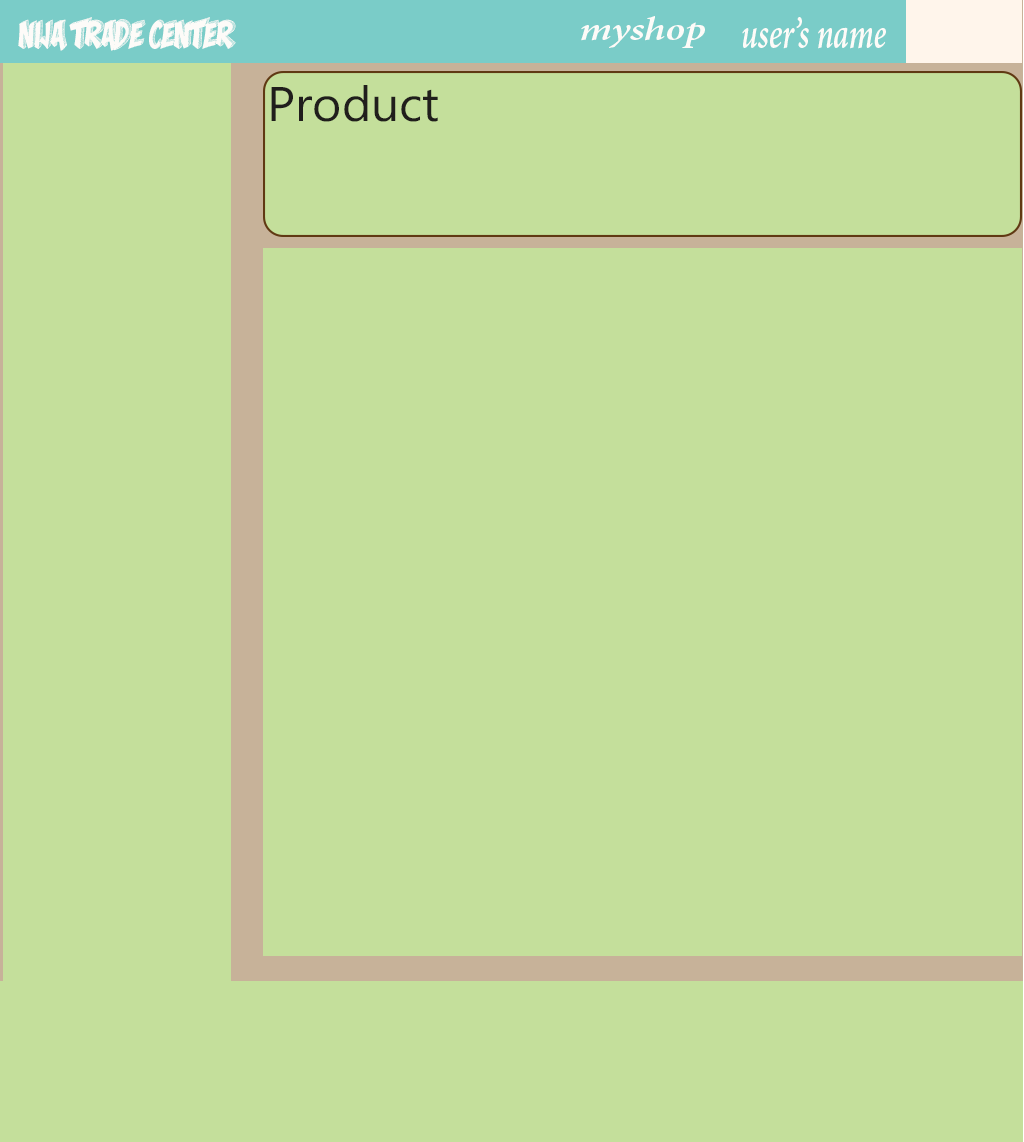
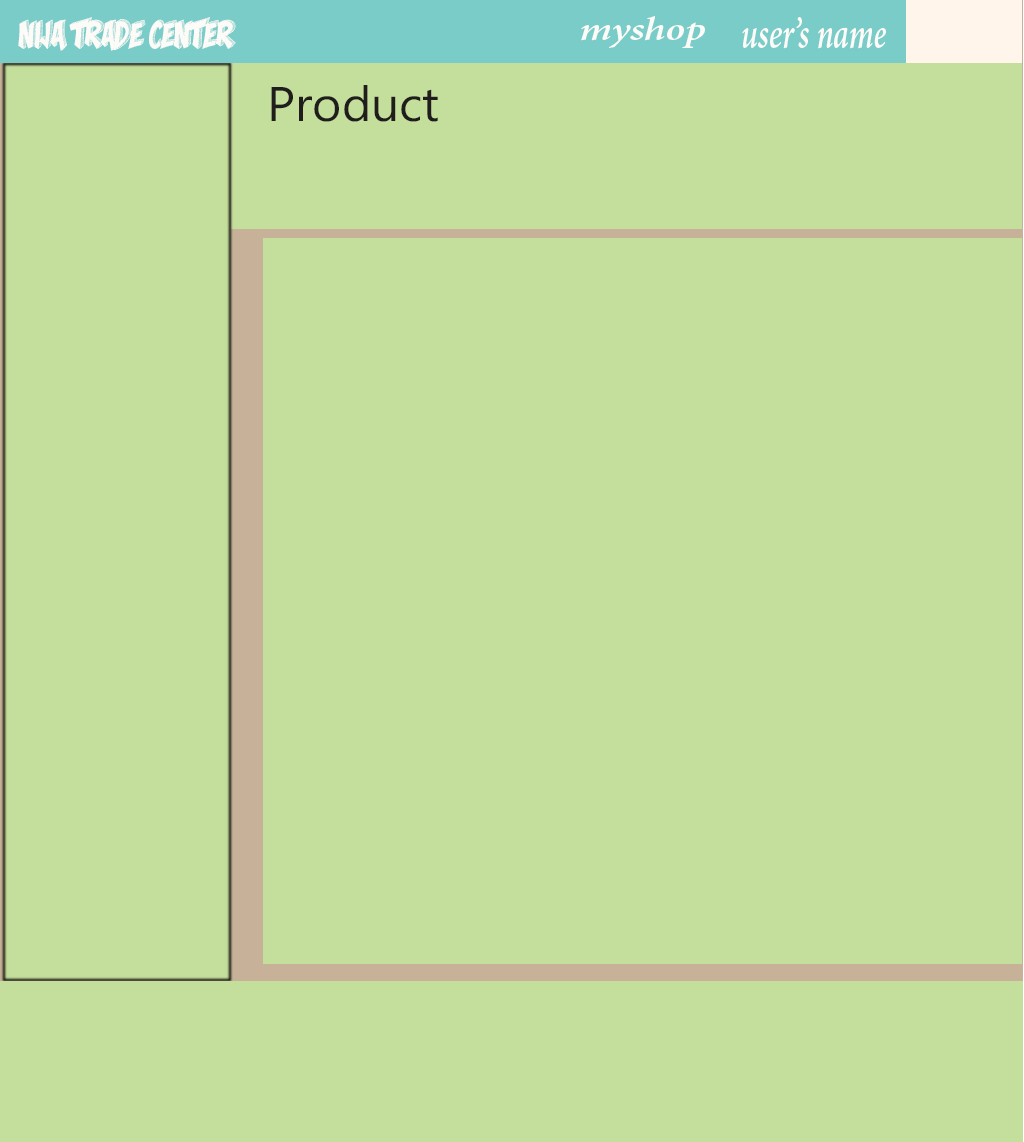
Two versions of the same layered image (1024 x 1142). Layer-by-layer changes:
painted on "Rectangle 5" over [263, 238, 1022, 964]
painted on "side_panel" (2nd of 2, in "admin index page" › "side_nav_full") over [3, 63, 231, 981]
painted on "action_panel" over [231, 63, 1022, 237]
